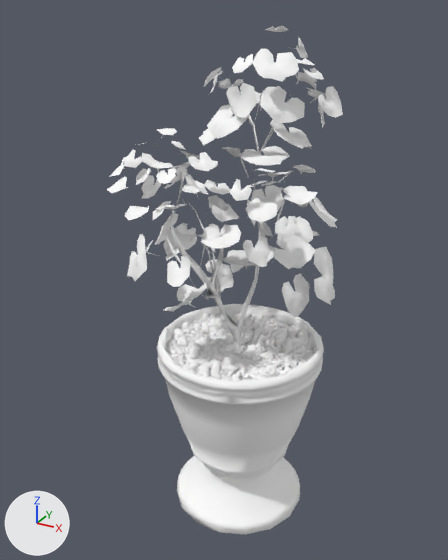
Two versions of the glTF model homestead/public/models/potted_plant_01/lod-compressed.gltf, one commit apart.
Rendered twice from a 50 mm lens placed at (0.695, -1.358, 1.377), pointed at (-0.072, 0.038, 0.679). The axes (+X, +Y, +Z) are drawn at lower left. The lights are the same throughout. The older version comes first. Where no turn or scale is listed for an object, it has been applied to the vertices. Vertices at exactly the same position are counted once.

Objects in the first picture: 'potted_plant_01_leaves', 'potted_plant_01_pebbles', 'potted_plant_01_pot', 'potted_plant_01_stem'.
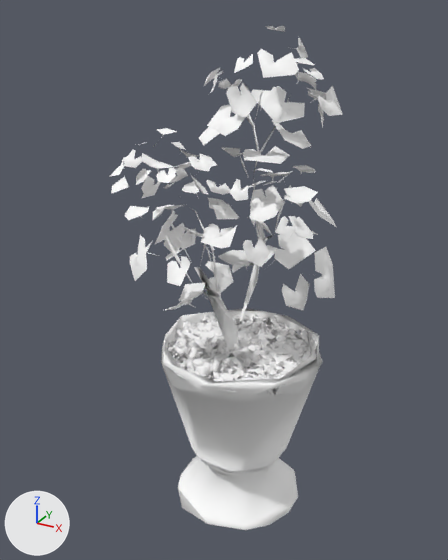
Where the newer file only moved an object's origin or applied its transform, the numbers keep the older frame.

Diff of the bpy script that builds the scene:
```diff
--- a/homestead/public/models/potted_plant_01/lod-compressed.gltf.py
+++ b/homestead/public/models/potted_plant_01/lod-compressed.gltf.py
@@ me_potted_plant_01_base_low @@
 # used by ob_potted_plant_01_stem; location = (-0.057, 0.021, 0.839)
-me_potted_plant_01_base_low.from_pydata(...)  # 134 vertices, 197 faces; spans x -0.177..0.177, y -0.196..0.196, z -0.428..0.428
+me_potted_plant_01_base_low.from_pydata(...)  # 93 vertices, 116 faces; spans x -0.164..0.177, y -0.196..0.196, z -0.428..0.428
+# me_potted_plant_01_base_low part 1
+# 38 vertices are removed from x -0.063..0.176, y -0.172..0.148, z -0.427..0.308
+# 120 faces are deleted
+# 44 new faces join them
+# other edits to the shape of me_potted_plant_01_base_low do not show in these pictures
 me_potted_plant_01_base_low.materials.append(mat_potted_plant_01_pot)
@@ me_circle_008 @@
 # used by ob_potted_plant_01_pebbles; location = (-0.003, 0.002, 0.499)
-me_circle_008.from_pydata(...)  # 5832 vertices, 9594 faces; spans x -0.215..0.215, y -0.215..0.215, z -0.031..0.031
+me_circle_008.from_pydata(...)  # 2401 vertices, 2525 faces; spans x -0.207..0.213, y -0.215..0.213, z -0.03..0.028
+# me_circle_008 part 2: 3404 vertices removed from x -0.215..0.215, y -0.213..0.215, z -0.031..0.031; 19 vertices added at x -0.126..0.185, y -0.189..0.173, z -0.015..0.017
+# other edits to the shape of me_circle_008 do not show in these pictures
 me_circle_008.materials.append(mat_potted_plant_01_pot)
@@ me_circle_002 @@
 # used by ob_potted_plant_01_pot; location = (0.0, 0.0, 0.266)
-me_circle_002.from_pydata(...)  # 648 vertices, 1292 faces; spans x -0.233..0.233, y -0.233..0.233, z -0.266..0.266
+me_circle_002.from_pydata(...)  # 139 vertices, 274 faces; spans x -0.223..0.233, y -0.228..0.228, z -0.265..0.264
+# me_circle_002 part 3: 509 vertices removed from x -0.233..0.232, y -0.233..0.233, z -0.266..0.266
 me_circle_002.materials.append(mat_potted_plant_01_pot)
@@ me_plane_070 @@
 # used by ob_potted_plant_01_leaves; location = (-0.045, 0.048, 0.962)
-me_plane_070.from_pydata(...)  # 3405 vertices, 4852 faces; spans x -0.293..0.293, y -0.316..0.316, z -0.374..0.374
+me_plane_070.from_pydata(...)  # 2905 vertices, 4213 faces; spans x -0.293..0.285, y -0.316..0.316, z -0.374..0.374
+# me_plane_070 part 4: 4 vertices moved from x -0.126..-0.015, y -0.256..0.051, z -0.16..0.07 to x -0.126..-0.015, y -0.253..0.051, z -0.16..0.074; 522 vertices removed from x -0.286..0.293, y -0.31..0.299, z -0.363..0.364; 22 vertices added at x -0.26..0.251, y -0.274..0.22, z -0.311..0.372
 me_plane_070.materials.append(mat_potted_plant_01_leaves)
```

Pixel boxes (x1, y1, x2, y2) of what changed, in the pictures (448 x 560 px):
'potted_plant_01_leaves', reshaped
    before: (107, 26, 343, 318)
    after: (109, 26, 343, 310)
'potted_plant_01_pot', reshaped
    before: (157, 304, 324, 535)
    after: (161, 308, 323, 530)
'potted_plant_01_pebbles', reshaped
    before: (166, 312, 314, 381)
    after: (162, 313, 311, 395)
'potted_plant_01_stem', reshaped
    before: (166, 92, 290, 346)
    after: (166, 92, 290, 350)
part 1 of me_potted_plant_01_base_low, reshaped
    before: (170, 128, 274, 346)
    after: (171, 96, 290, 350)
part 2 of me_circle_008, cut back
    before: (166, 312, 314, 381)
    after: (179, 323, 301, 388)
part 3 of me_circle_002, deleted
    before: (157, 304, 324, 535)
part 4 of me_plane_070, cut back
    before: (107, 26, 343, 318)
    after: (157, 26, 326, 273)
